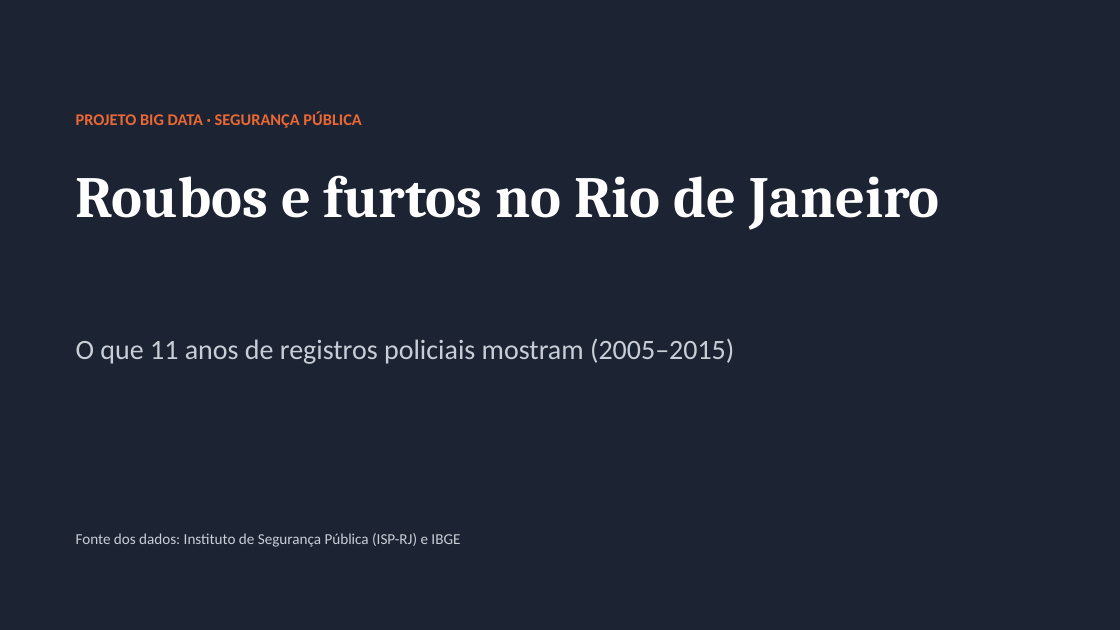
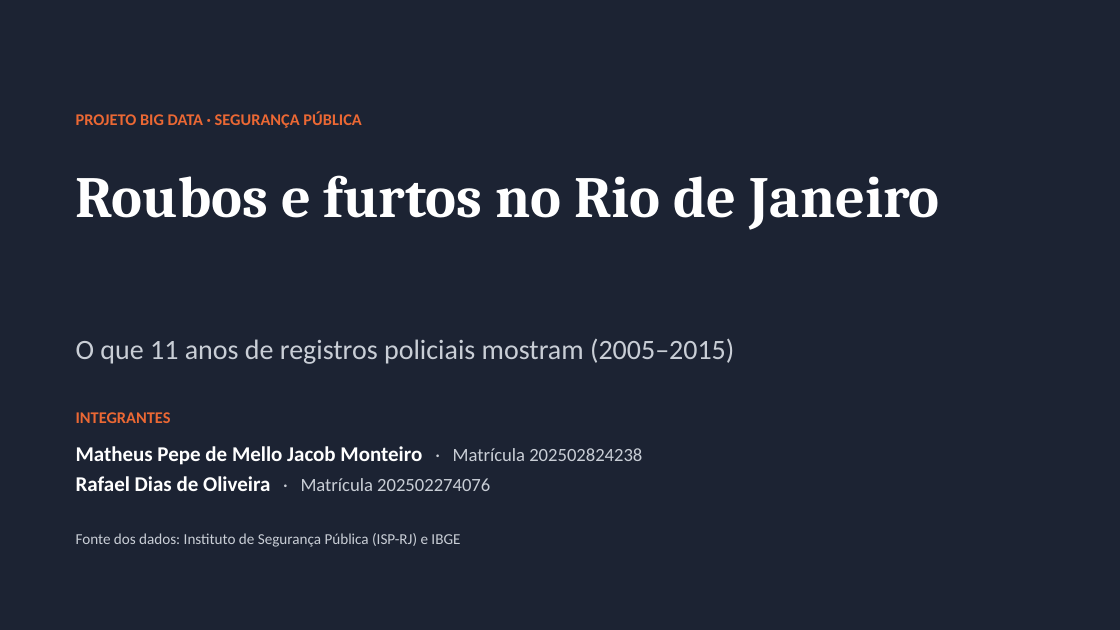
Before and after one commit to mello2601/BigData-Roubo-FurtoRJ, a slide deck: slide 1 of apresentacao_seguranca_rj_2005_2015.pptx. Drawn at 1120x630 pixels with LibreOffice and Linux fonts; fonts in the diff are those of the drawing. Boxes give left, top, right and bottom in pixels: in the first picture for what was removed or moved away, otherwise in the second. Text is boxed around its words. In the diff, an @@ line names an element or a change of style, - is before the commit and + after.

Commit message:
Adiciona integrantes e matrículas na capa e no README

```diff
--- a/apresentacao_seguranca_rj_2005_2015.pptx
+++ b/apresentacao_seguranca_rj_2005_2015.pptx
@@ text added at (x1=76, y1=412, x2=171, y2=423), 14 pt, text #EB6834, bold @@
+INTEGRANTES
@@ text added at (x1=76, y1=446, x2=642, y2=491), 18 pt, text #FFFFFF, bold @@
+Matheus Pepe de Mello Jacob Monteiro · Matrícula 202502824238
+Rafael Dias de Oliveira · Matrícula 202502274076
```
Also in this commit, not shown: 1 other file.
